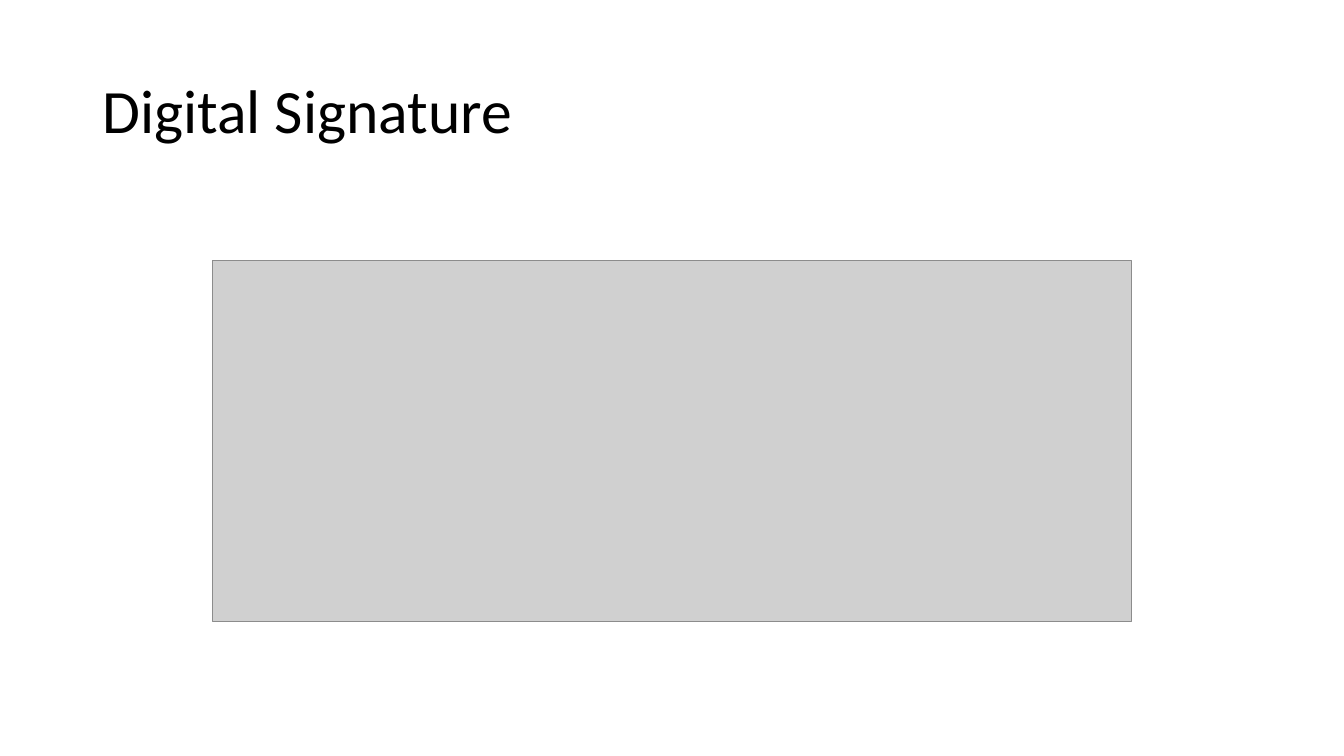
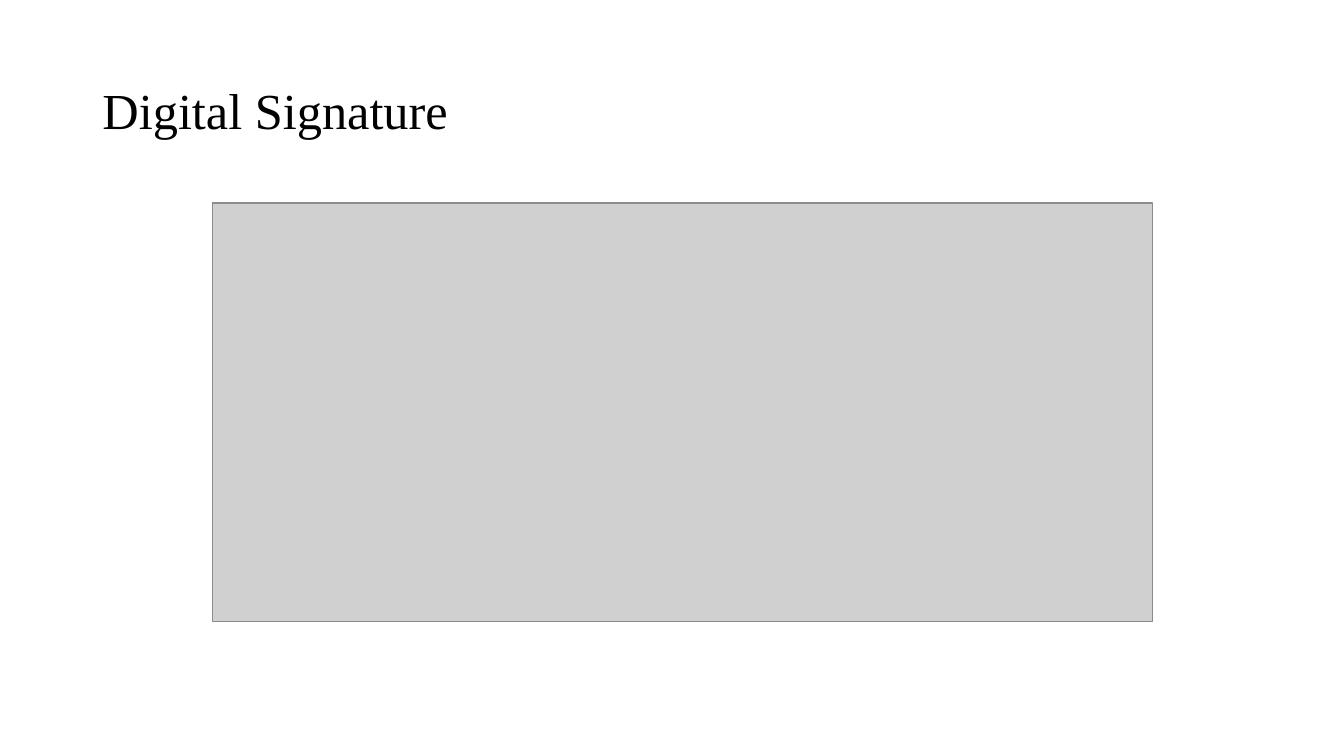
Before and after one commit to sujanW0W/MajorProject, a slide deck: slide 15 of Blockchain.pptx (slide 13 before the commit). Drawn at 1344x756 pixels with LibreOffice and Linux fonts; fonts in the diff are those of the drawing; grey boxes stand for pictures. Boxes give left, top, right and bottom in pixels: in the first picture for what was removed or moved away, otherwise in the second. Text is boxed around its words. In the diff, an @@ line names an element or a change of style, - is before the commit and + after.

```diff
--- a/Blockchain.pptx
+++ b/Blockchain.pptx
@@ title "Digital Signature" at (x1=102, y1=94, x2=448, y2=140): size 44 to 36 pt, font Calibri to Times New Roman @@
@@ picture resized from (x1=213, y1=261, x2=1131, y2=622) to (x1=213, y1=203, x2=1152, y2=621) @@
```
Also in this commit, not shown: 9 other slides changed, 4 slides added, 1 slide removed, 5 other files.
